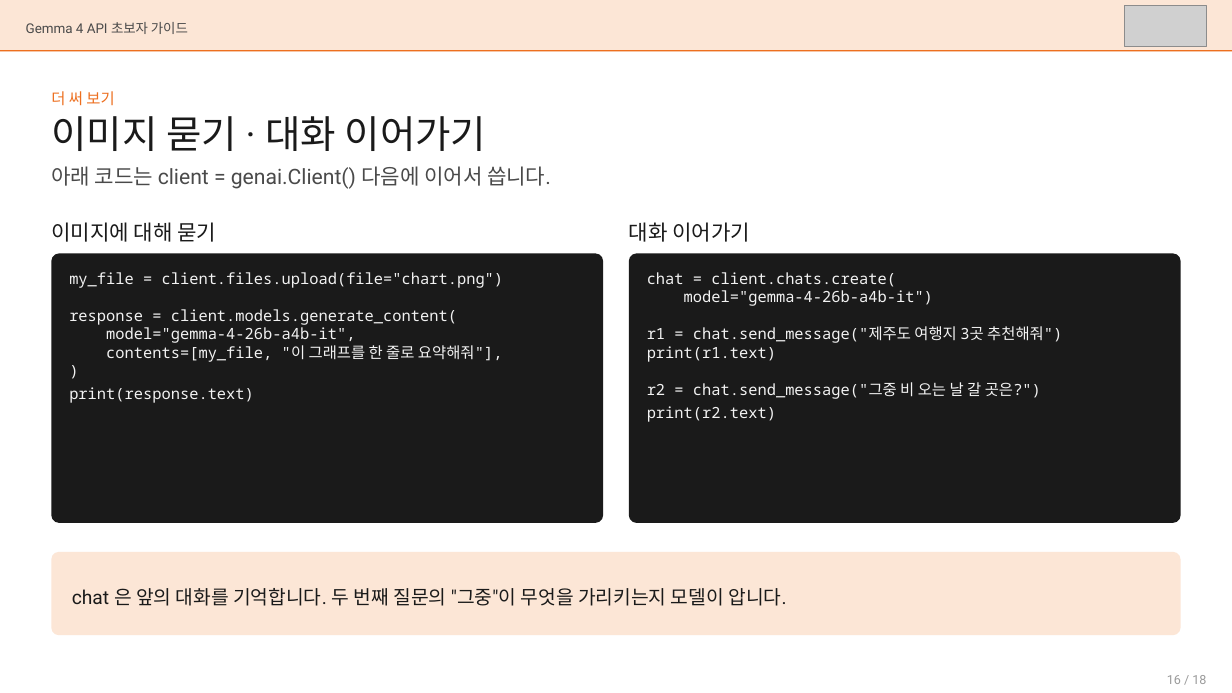
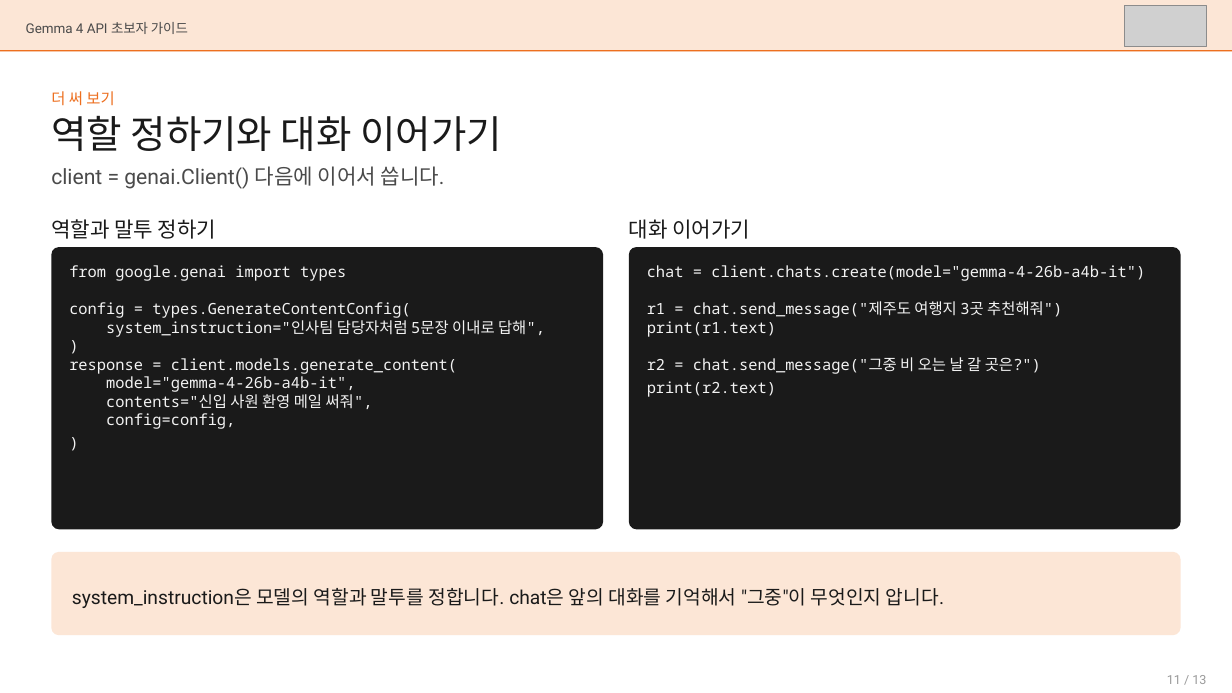
Before and after one commit to mulgae-life/ai-infra, a slide deck: slide 11 of agent-guide/docs/Gemma4_API_초보자_가이드.pptx (slide 16 before the commit). Drawn at 1232x693 pixels with LibreOffice and Linux fonts; fonts in the diff are those of the drawing; grey boxes stand for pictures. Boxes give left, top, right and bottom in pixels: in the first picture for what was removed or moved away, otherwise in the second. Text is boxed around its words. In the diff, an @@ line names an element or a change of style, - is before the commit and + after.

```diff
--- a/agent-guide/docs/Gemma4_API_초보자_가이드.pptx
+++ b/agent-guide/docs/Gemma4_API_초보자_가이드.pptx
@@ text at <box>51,116,502,151</box>: text changed @@
-이미지 묻기 · 대화 이어가기
+역할 정하기와 대화 이어가기
@@ text at <box>51,166,445,189</box>: text changed @@
-아래 코드는 client = genai.Client() 다음에 이어서 씁니다.
+client = genai.Client() 다음에 이어서 씁니다.
@@ text at <box>51,219,216,239</box>: text changed @@
-이미지에 대해 묻기
+역할과 말투 정하기
@@ rounded rectangle: place and size @@
-rounded rectangle at <box>52,253,604,523</box>
+rounded rectangle at <box>52,247,604,530</box>
@@ rounded rectangle at <box>52,247,604,530</box>: proportions changed @@
@@ text at <box>69,265,545,429</box>: text changed @@
-my_file = client.files.upload(file="chart.png")
-response = client.models.generate_content(
-model="gemma-4-26b-a4b-it",
-contents=[my_file, "이 그래프를 한 줄로 요약해줘"],
-)
-print(response.text)
+from google.genai import types
+config = types.GenerateContentConfig(
+system_instruction="인사팀 담당자처럼 5문장 이내로 답해",
+)
+response = client.models.generate_content(
+model="gemma-4-26b-a4b-it",
+contents="신입 사원 환영 메일 써줘",
+config=config,
+)
@@ rounded rectangle at <box>629,247,1181,530</box>: proportions changed @@
@@ rounded rectangle: place and size @@
-rounded rectangle at <box>629,253,1181,523</box>
+rounded rectangle at <box>629,247,1181,530</box>
@@ text at <box>647,265,1145,397</box>: spaces changed @@
-chat = client.chats.create(
-model="gemma-4-26b-a4b-it")
-r1 = chat.send_message("제주도 여행지 3곳 추천해줘")
-print(r1.text)
-r2 = chat.send_message("그중 비 오는 날 갈 곳은?")
-print(r2.text)
+chat = client.chats.create(model="gemma-4-26b-a4b-it")
+r1 = chat.send_message("제주도 여행지 3곳 추천해줘")
+print(r1.text)
+r2 = chat.send_message("그중 비 오는 날 갈 곳은?")
+print(r2.text)
@@ text at <box>72,588,944,608</box>: text changed @@
-chat 은 앞의 대화를 기억합니다. 두 번째 질문의 "그중"이 무엇을 가리키는지 모델이 압니다.
+system_instruction은 모델의 역할과 말투를 정합니다. chat은 앞의 대화를 기억해서 "그중"이 무엇인지 압니다.
@@ text at <box>1167,675,1206,684</box>: text changed @@
-16 / 18
+11 / 13
```
Also in this commit, not shown: 10 other slides changed, 2 slides added, 7 slides removed, 1 other file.
